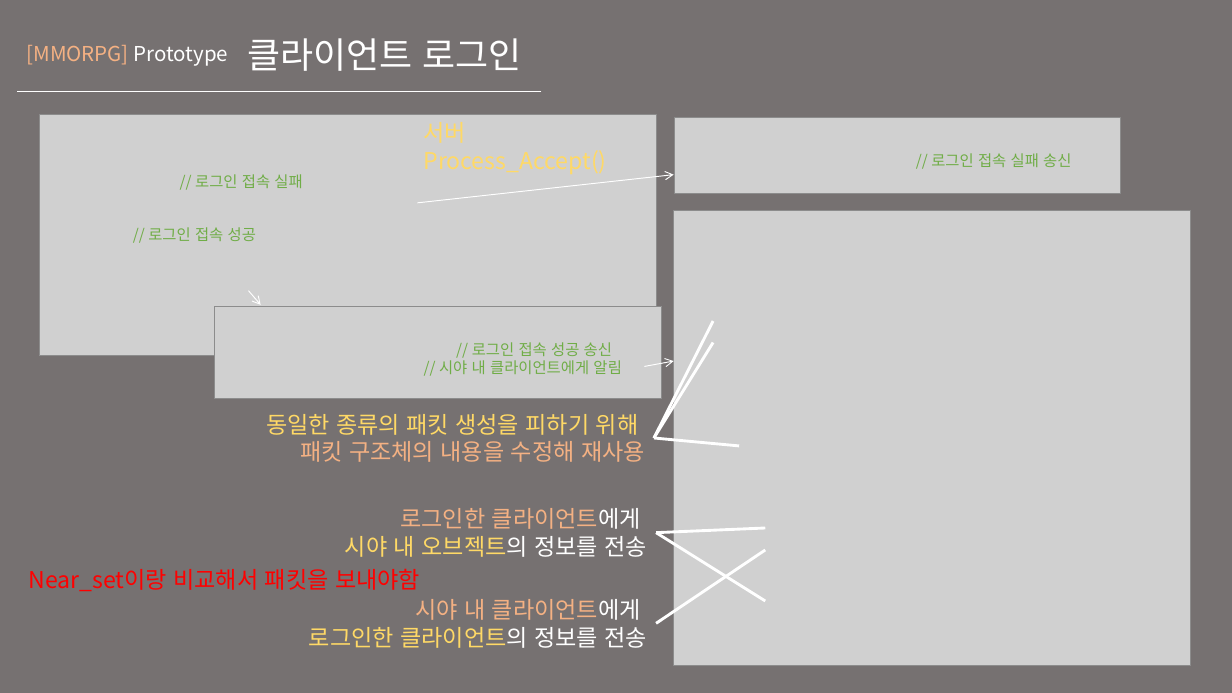
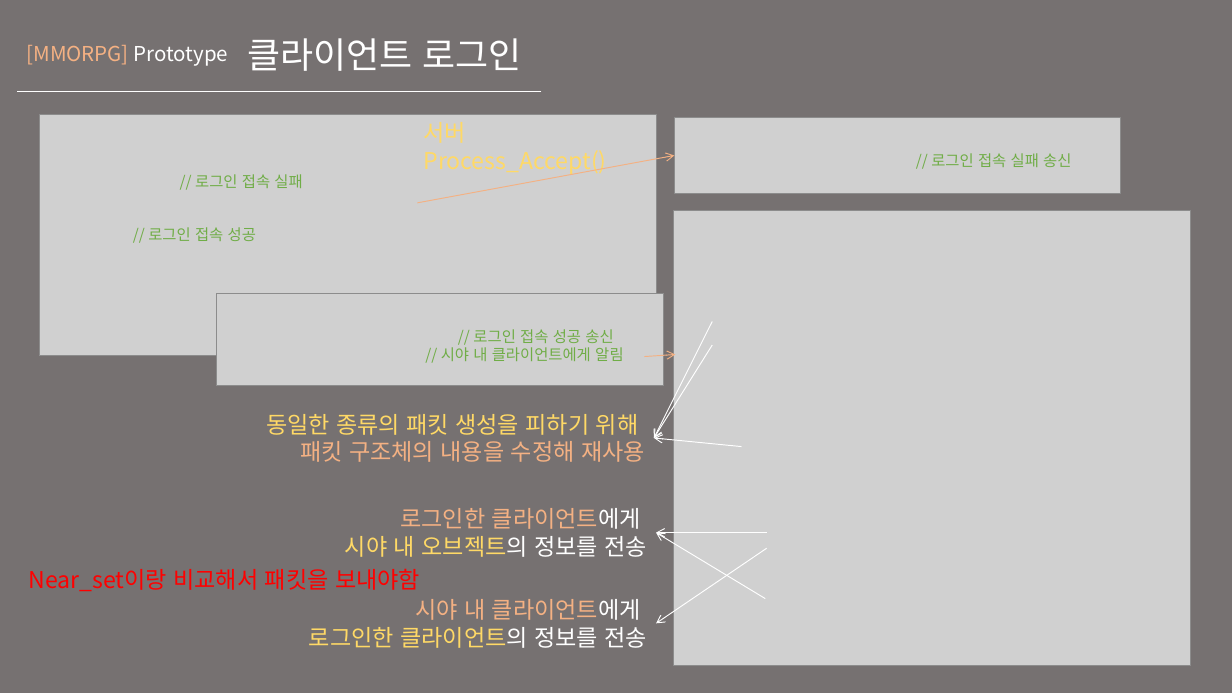
Before and after one commit to KU-t/1920-thesis, a slide deck: slide 28 of 취업지도/포트폴리오/포트폴리오 ver.12.pptx. Drawn at 1232x693 pixels with LibreOffice and Linux fonts; fonts in the diff are those of the drawing; grey boxes stand for pictures. Boxes give left, top, right and bottom in pixels: in the first picture for what was removed or moved away, otherwise in the second. Text is boxed around its words. In the diff, an @@ line names an element or a change of style, - is before the commit and + after.

```diff
--- a/취업지도/포트폴리오/포트폴리오 ver.12.pptx
+++ b/취업지도/포트폴리오/포트폴리오 ver.12.pptx
@@ arrow moved from (418, 203) - (674, 175) to (418, 203) - (675, 155) @@
@@ arrow (418, 203) - (675, 155): stroke #FFFFFF 0.75 pt to #F4B183 0.75 pt @@
@@ picture: place and size @@
-picture at <box>214,306,662,398</box>
+picture at <box>216,293,664,385</box>
@@ arrow removed from (249, 291) to (261, 305) @@
@@ text "// 로그인 접속 성공 송신": place and size @@
-text "// 로그인 접속 성공 송신" at <box>472,342,612,356</box>
+text "// 로그인 접속 성공 송신" at <box>473,329,613,343</box>
@@ line (713, 322) - (654, 438): line to arrow; stroke #FFFFFF 2.25 pt to #FFFFFF 0.75 pt @@
@@ text "// 시야 내 클라이언트에게 알림": place and size @@
-text "// 시야 내 클라이언트에게 알림" at <box>439,360,622,374</box>
+text "// 시야 내 클라이언트에게 알림" at <box>441,347,624,361</box>
@@ arrow moved from (644, 367) - (674, 361) to (644, 357) - (676, 355) @@
@@ arrow (644, 357) - (676, 355): stroke #FFFFFF 0.75 pt to #F4B183 0.75 pt @@
@@ line (713, 345) - (654, 438): line to arrow; stroke #FFFFFF 2.25 pt to #FFFFFF 0.75 pt @@
@@ 5 arrows: place and size @@
-5 arrows at <box>654,321,765,624</box>
+5 arrows at <box>654,322,767,624</box>
@@ line (742, 446) - (654, 438): line to arrow; stroke #FFFFFF 2.25 pt to #FFFFFF 0.75 pt @@
@@ line (765, 599) - (656, 532): line to arrow; stroke #FFFFFF 2.25 pt to #FFFFFF 0.75 pt @@
@@ line moved from (656, 532) - (765, 528) to (767, 532) - (656, 532) @@
@@ line (767, 532) - (656, 532): line to arrow; stroke #FFFFFF 2.25 pt to #FFFFFF 0.75 pt @@
@@ line (767, 548) - (656, 624): line to arrow; stroke #FFFFFF 2.25 pt to #FFFFFF 0.75 pt @@
```
Also in this commit, not shown: 17 other slides changed, 6 slides added.
